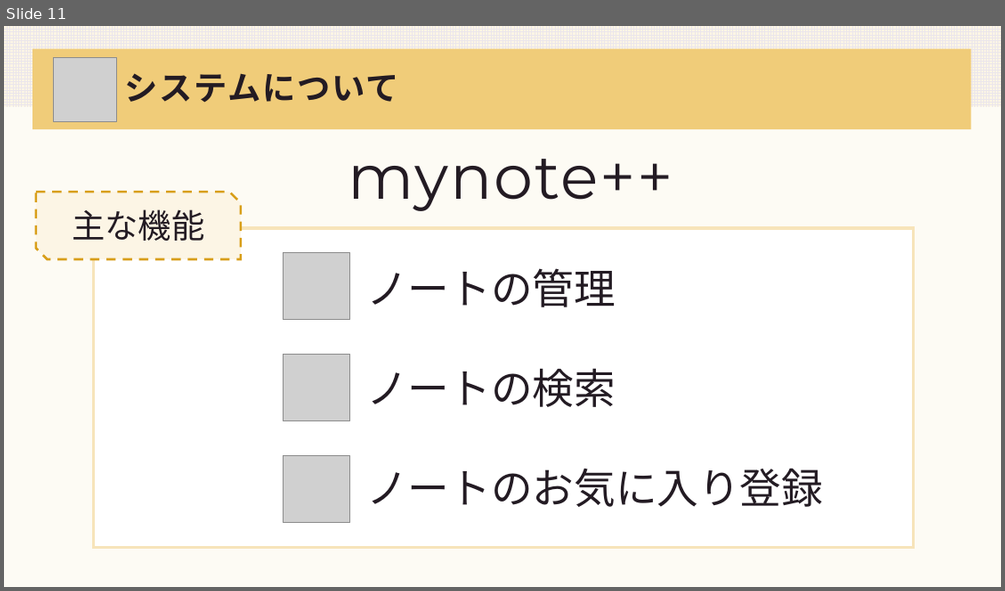
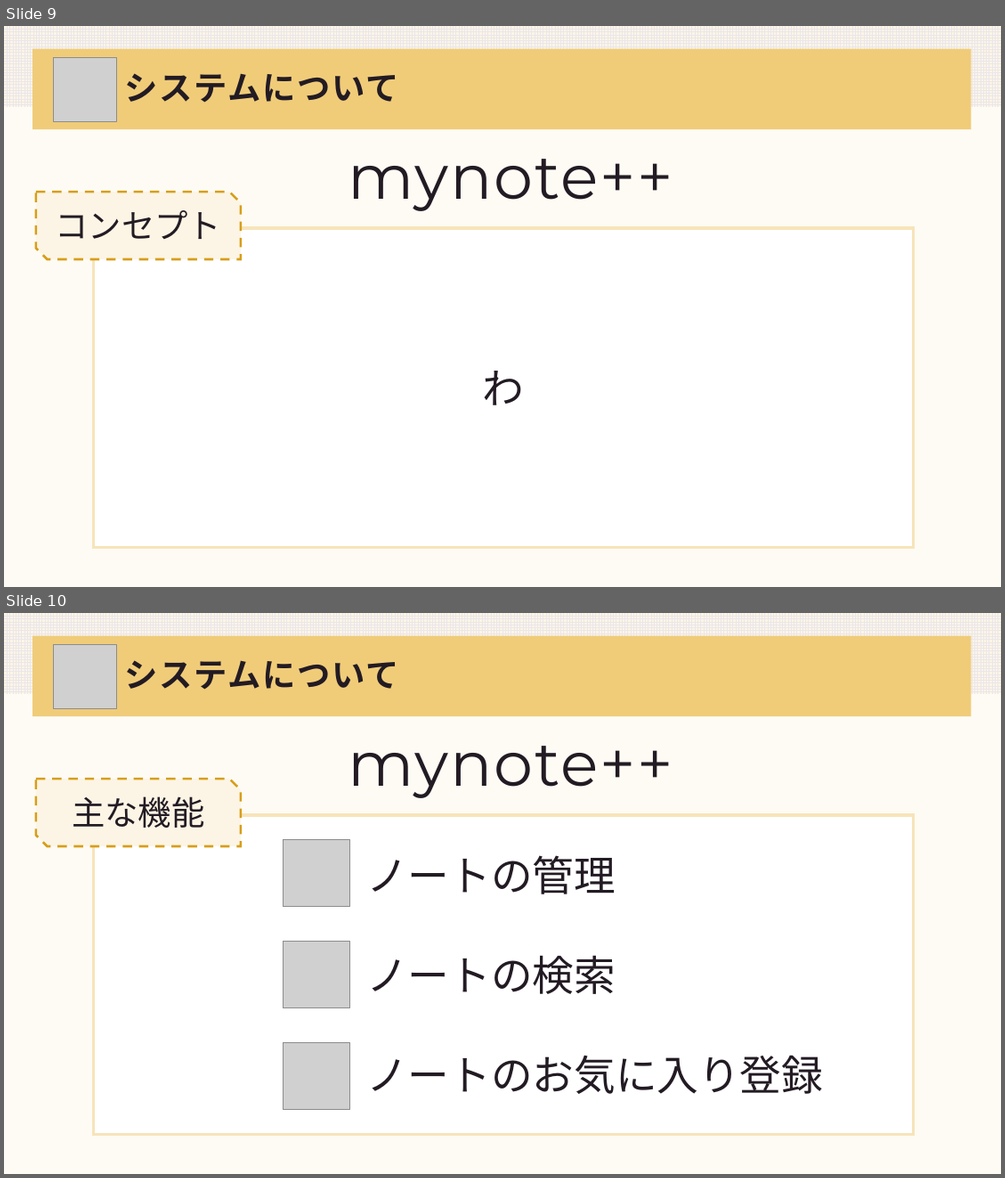
Before and after one commit to DOJO-2021/A-4, a slide deck: documents/worldMap発表資料.pptx. Shown one above the other, each under a label of ours: slide 11 before the commit, slides 9 and 10 after it. The pictures are 1005x591 and 1005x1178 pixels, drawn with LibreOffice and Linux fonts; fonts in the diff are those of the drawing; grey boxes stand for pictures. Boxes give left, top, right and bottom in pixels: in the first picture for what was removed or moved away, otherwise in the second. Text is boxed around its words. In the diff, an @@ line names an element or a change of style, - is before the commit and + after.

```diff
--- a/documents/worldMap発表資料.pptx
+++ b/documents/worldMap発表資料.pptx
@@ slide 9 added at box(4, 26, 1001, 587), background #FCF5E5 at 40% opacity; not listed: 2 template elements that a slide beside it also shows @@
@@ picture added at box(53, 57, 117, 121) @@
@@ title added at box(124, 73, 399, 103), 32 pt, text #231B23, bold @@
+システムについて
@@ text added at box(348, 159, 673, 211), 60 pt, text #231B23 @@
+mynote++
@@ snip diag rect added at box(36, 192, 241, 259), fill #FCF5E5, outline #D89E19 2.25 pt dashed, 32 pt, text #231B23 @@
+コンセプト
@@ rectangle added at box(94, 228, 914, 548), fill #FFFFFF, outline #F7E4BA 3 pt, 40 pt, text #231B23 @@
+わ
@@ what was slide 11 is now slide 10 @@
```
Also in this commit, not shown: 9 slides changed, 1 other slide added, 3 slides removed.
